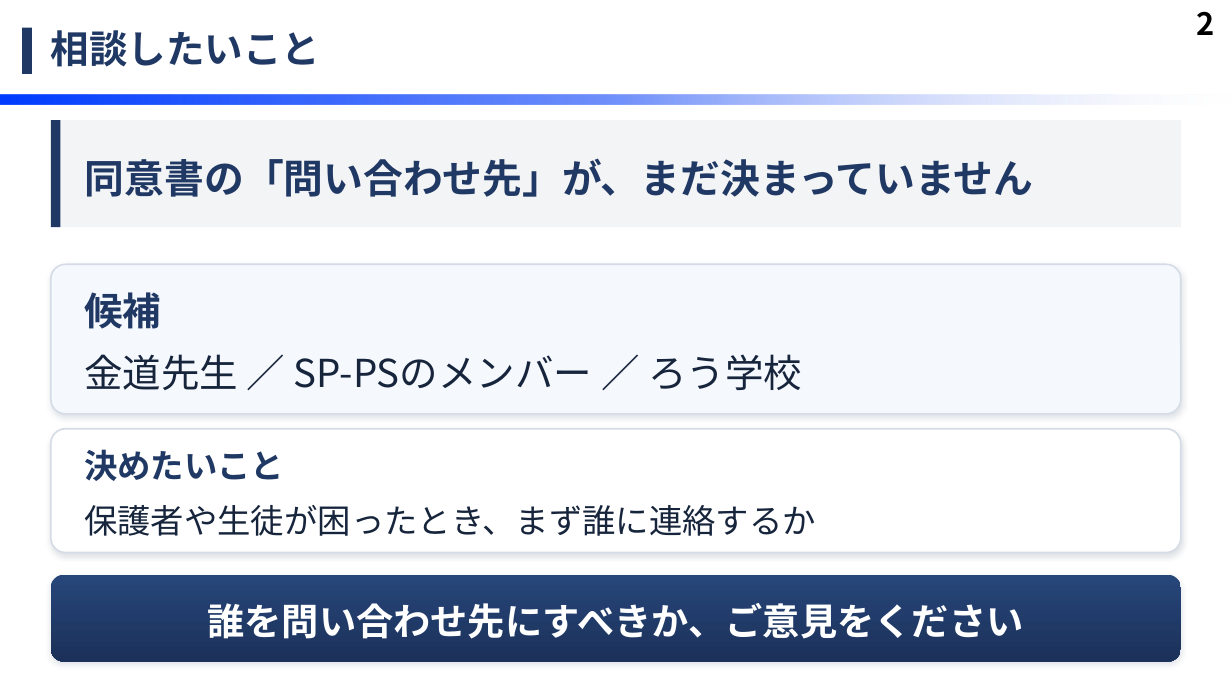
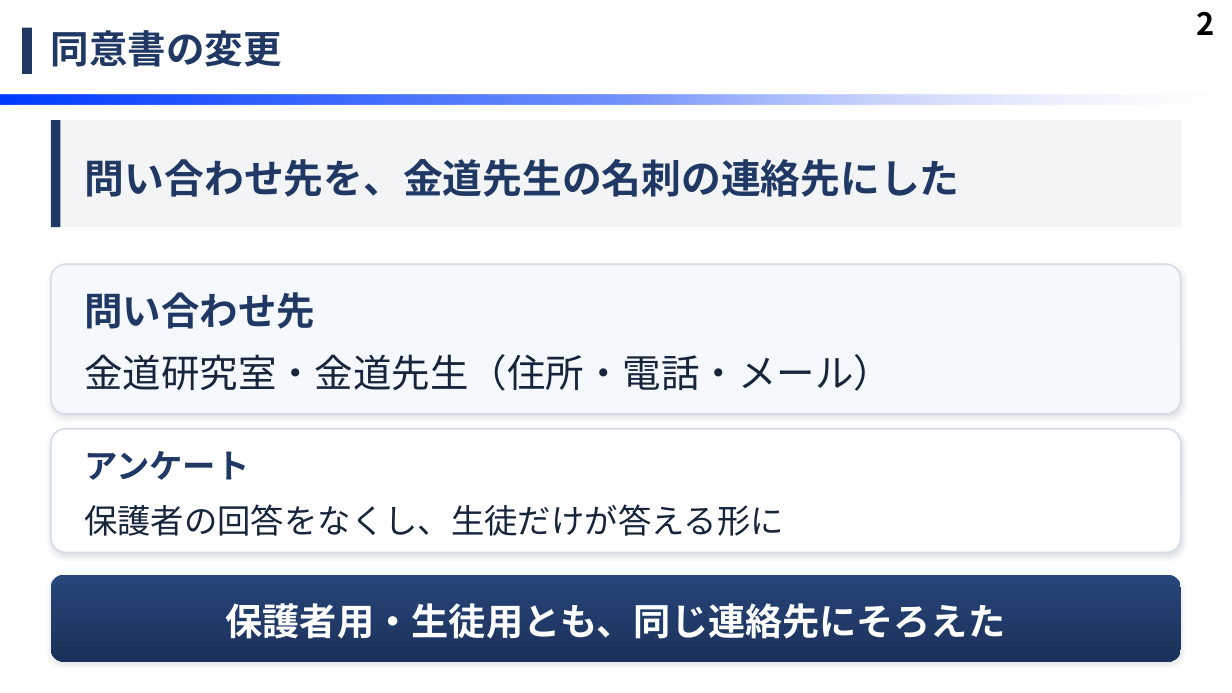
Before and after one commit to MaedaYuki-2004/SP-PS-2026-, a slide deck: slide 3 of docs/mtg/20261013_研究室MTG.pptx. Drawn at 1232x693 pixels with LibreOffice and Linux fonts; fonts in the diff are those of the drawing; background and template pictures are left out. Boxes give left, top, right and bottom in pixels: in the first picture for what was removed or moved away, otherwise in the second. Text is boxed around its words. In the diff, an @@ line names an element or a change of style, - is before the commit and + after.

```diff
--- a/docs/mtg/20261013_研究室MTG.pptx
+++ b/docs/mtg/20261013_研究室MTG.pptx
@@ text at <box>51,30,282,67</box>: text changed @@
-相談したいこと
+同意書の変更
@@ text at <box>85,159,960,197</box>: text changed @@
-同意書の「問い合わせ先」が、まだ決まっていません
+問い合わせ先を、金道先生の名刺の連絡先にした
@@ text at <box>84,292,892,391</box>: text changed @@
-候補
-金道先生 ／ SP-PSのメンバー ／ ろう学校
+問い合わせ先
+金道研究室・金道先生（住所・電話・メール）
@@ text at <box>84,451,784,536</box>: text changed @@
-決めたいこと
-保護者や生徒が困ったとき、まず誰に連絡するか
+アンケート
+保護者の回答をなくし、生徒だけが答える形に
@@ text in rounded rectangle at <box>225,603,1005,639</box>: text changed @@
-誰を問い合わせ先にすべきか、ご意見をください
+保護者用・生徒用とも、同じ連絡先にそろえた
```
